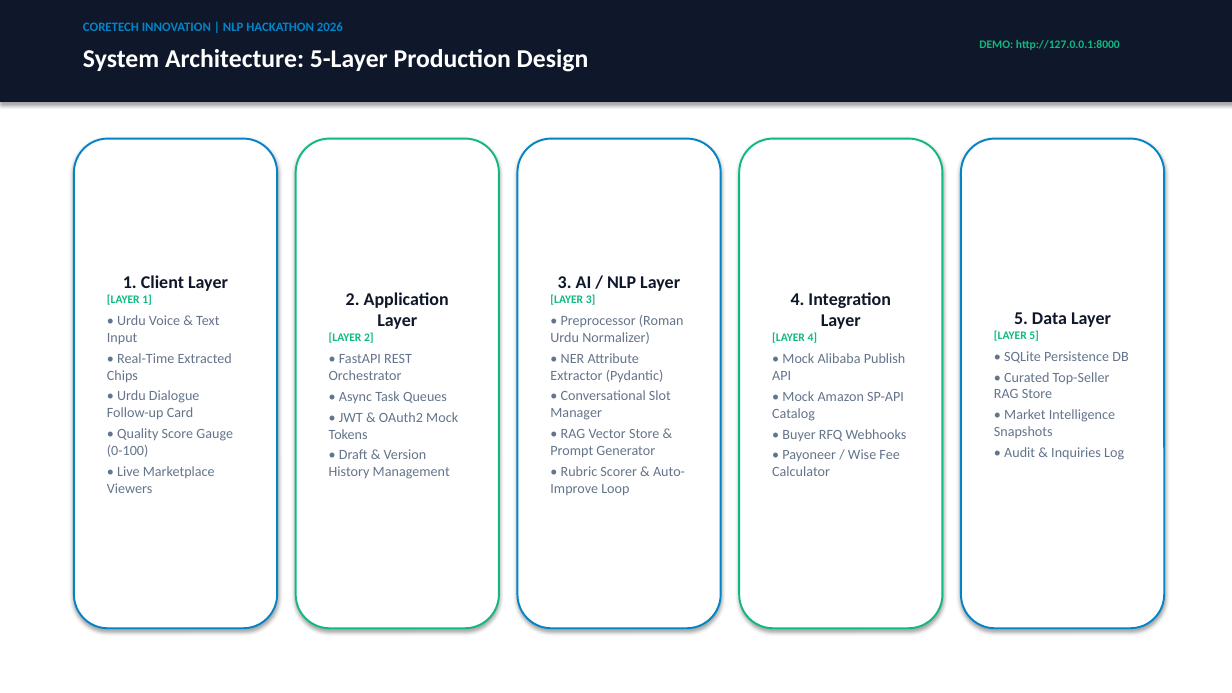
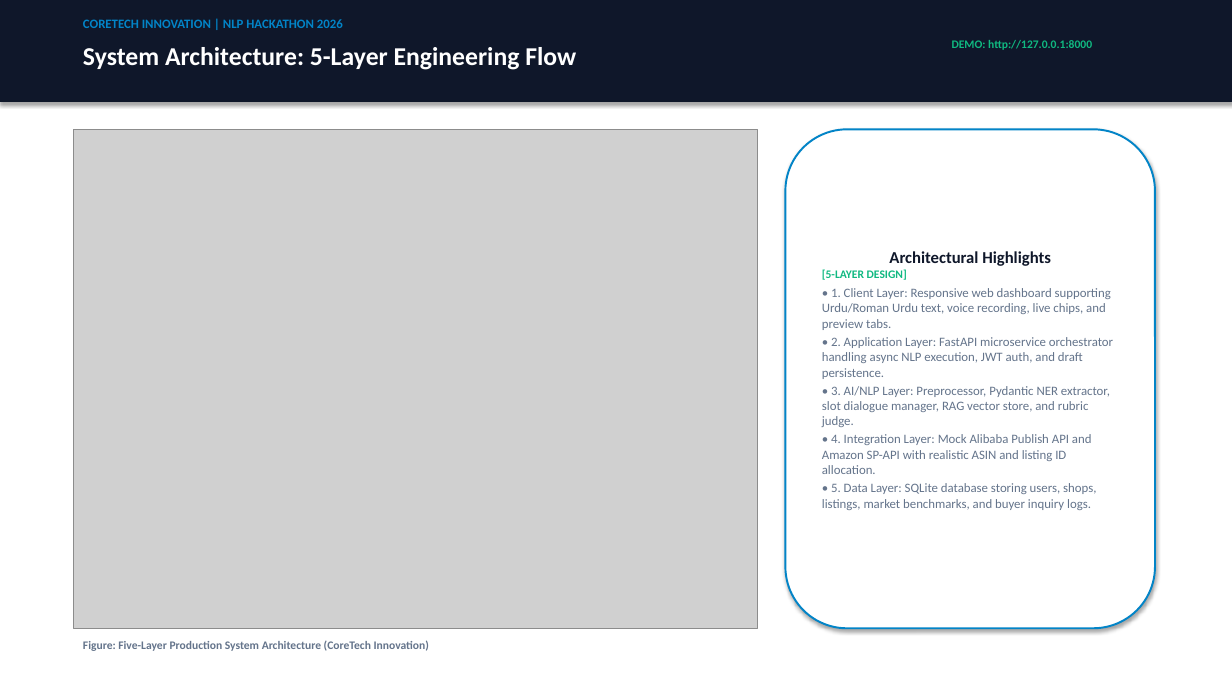
Before and after one commit to shahzaibswe/ai-export-manager, a slide deck: slide 4 of AI_Export_Manager_Hackathon_Presentation.pptx. Drawn at 1232x693 pixels with LibreOffice and Linux fonts; fonts in the diff are those of the drawing; grey boxes stand for pictures. Boxes give left, top, right and bottom in pixels: in the first picture for what was removed or moved away, otherwise in the second. Text is boxed around its words. In the diff, an @@ line names an element or a change of style, - is before the commit and + after.

Commit message:
feat: embed real screenshots and architecture diagrams into PowerPoint deck

```diff
--- a/AI_Export_Manager_Hackathon_Presentation.pptx
+++ b/AI_Export_Manager_Hackathon_Presentation.pptx
@@ text at [83, 47, 576, 70]: text changed @@
-System Architecture: 5-Layer Production Design
+System Architecture: 5-Layer Engineering Flow
@@ text "DEMO: http://127.0.0.1:8000": place and size @@
-text "DEMO: http://127.0.0.1:8000" at [979, 40, 1120, 50]
+text "DEMO: http://127.0.0.1:8000" at [952, 40, 1092, 50]
@@ rounded rectangle removed at [74, 139, 277, 628] @@
-1. Client Layer
-[LAYER 1]
-• Urdu Voice & Text Input
-• Real-Time Extracted Chips
-• Urdu Dialogue Follow-up Card
-• Quality Score Gauge (0-100)
-• Live Marketplace Viewers
@@ picture added at [74, 129, 758, 628] @@
@@ rounded rectangle removed at [296, 139, 499, 628] @@
-2. Application Layer
-[LAYER 2]
-• FastAPI REST Orchestrator
-• Async Task Queues
-• JWT & OAuth2 Mock Tokens
-• Draft & Version History Management
@@ rounded rectangle removed at [739, 139, 943, 628] @@
-4. Integration Layer
-[LAYER 4]
-• Mock Alibaba Publish API
-• Mock Amazon SP-API Catalog
-• Buyer RFQ Webhooks
-• Payoneer / Wise Fee Calculator
@@ rounded rectangle "Architectural Highlights": place and size @@
-rounded rectangle "Architectural Highlights" at [518, 139, 721, 628]
+rounded rectangle "Architectural Highlights" at [786, 129, 1155, 628]
@@ rounded rectangle removed at [961, 139, 1165, 628] @@
-5. Data Layer
-[LAYER 5]
-• SQLite Persistence DB
-• Curated Top-Seller RAG Store
-• Market Intelligence Snapshots
-• Audit & Inquiries Log
@@ text in rounded rectangle at [822, 251, 1113, 510]: text changed; size 11 to 10 pt @@
-3. AI / NLP Layer
-[LAYER 3]
-• Preprocessor (Roman Urdu Normalizer)
-• NER Attribute Extractor (Pydantic)
-• Conversational Slot Manager
-• RAG Vector Store & Prompt Generator
-• Rubric Scorer & Auto-Improve Loop
+Architectural Highlights
+[5-LAYER DESIGN]
+• 1. Client Layer: Responsive web dashboard supporting Urdu/Roman Urdu text, voice recording, live chips, and preview tabs.
+• 2. Application Layer: FastAPI microservice orchestrator handling async NLP execution, JWT auth, and draft persistence.
+• 3. AI/NLP Layer: Preprocessor, Pydantic NER extractor, slot dialogue manager, RAG vector store, and rubric judge.
+• 4. Integration Layer: Mock Alibaba Publish API and Amazon SP-API with realistic ASIN and listing ID allocation.
+• 5. Data Layer: SQLite database storing users, shops, listings, market benchmarks, and buyer inquiry logs.
@@ text added at [83, 640, 429, 651], 9 pt, text #64748B, bold @@
+Figure: Five-Layer Production System Architecture (CoreTech Innovation)
```
Also in this commit, not shown: 9 other slides changed, 5 slides added, 5 slides removed, 10 other files.
